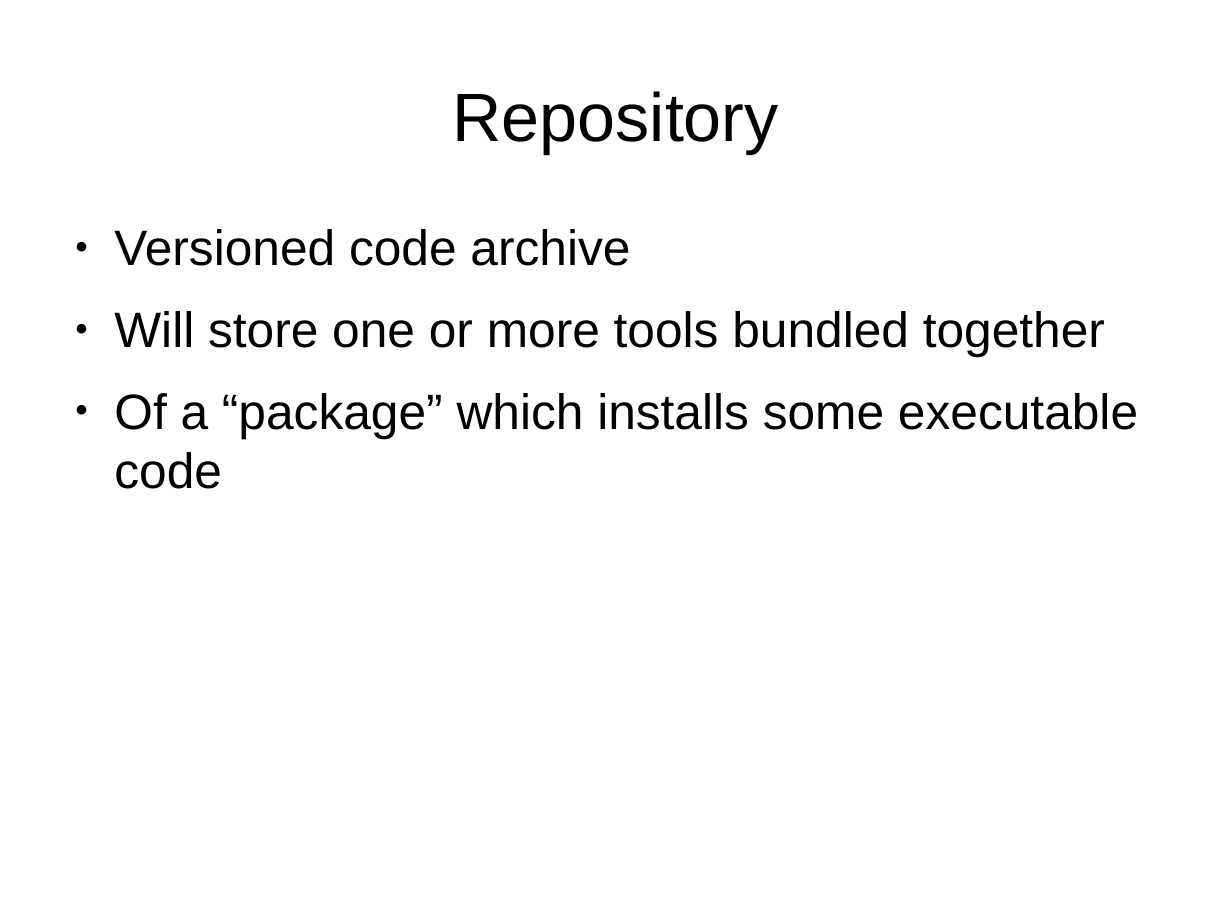
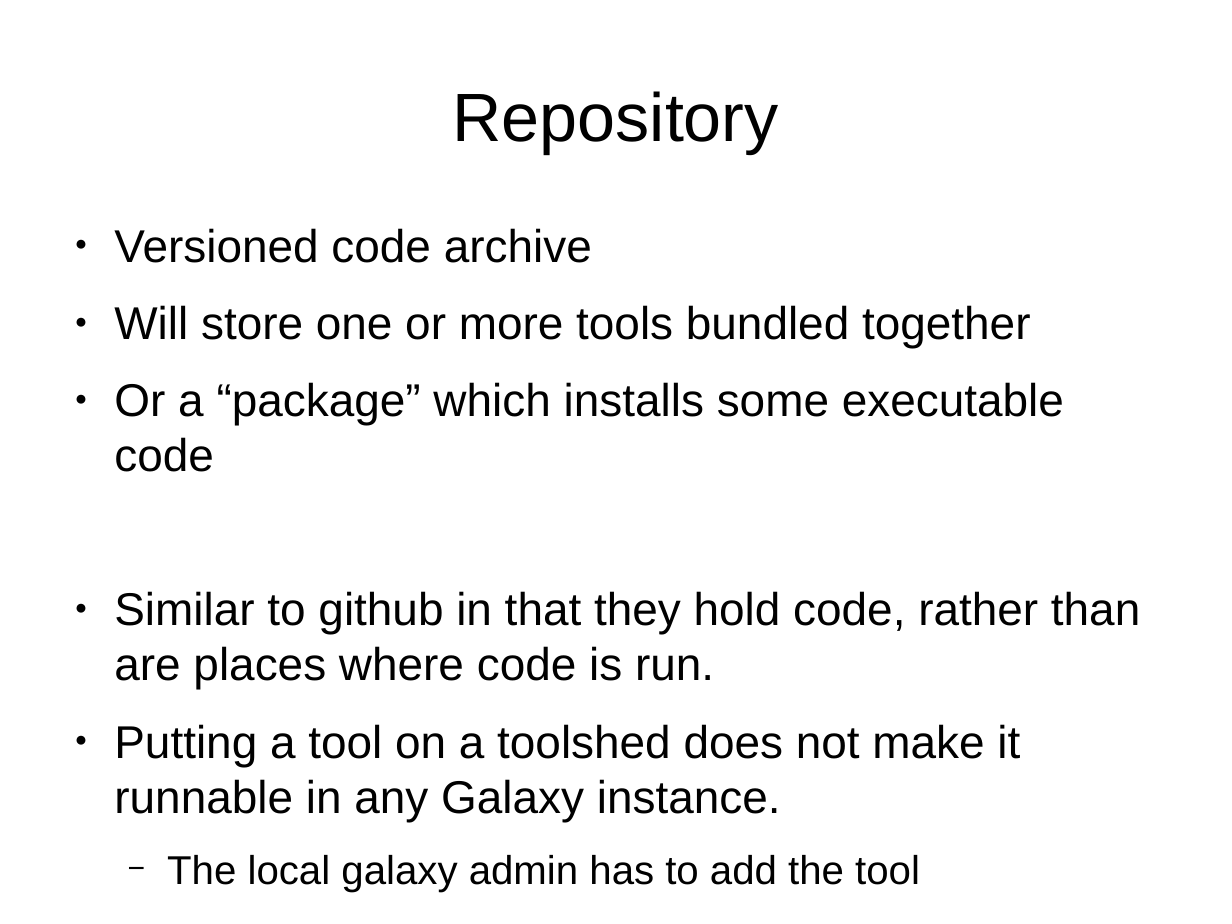
Before and after one commit to Christian-B/galaxy_tutorial, a slide deck: slide 4 of toolsheds.odp. Drawn at 1232x924 pixels with LibreOffice and Linux fonts; fonts in the diff are those of the drawing. Boxes give left, top, right and bottom in pixels: in the first picture for what was removed or moved away, otherwise in the second. Text is boxed around its words. In the diff, an @@ line names an element or a change of style, - is before the commit and + after.

```diff
--- a/toolsheds.odp
+++ b/toolsheds.odp
@@ text at bbox=[114, 228, 1031, 348]: size 32 to 29.6 pt in "Versioned code archive", "Will store one or more tools bundled ..." @@
@@ text at bbox=[114, 382, 1140, 892]: text changed; size 32 to 29.6 pt @@
-● Of a “package” which installs some executable code
+● Or a “package” which installs some executable code
+● Similar to github in that they hold code, rather than are places where code is run.
+● Putting a tool on a toolshed does not make it runnable in any Galaxy instance.
+  − The local galaxy admin has to add the tool
```
Also in this commit, not shown: 1 other slide changed.
